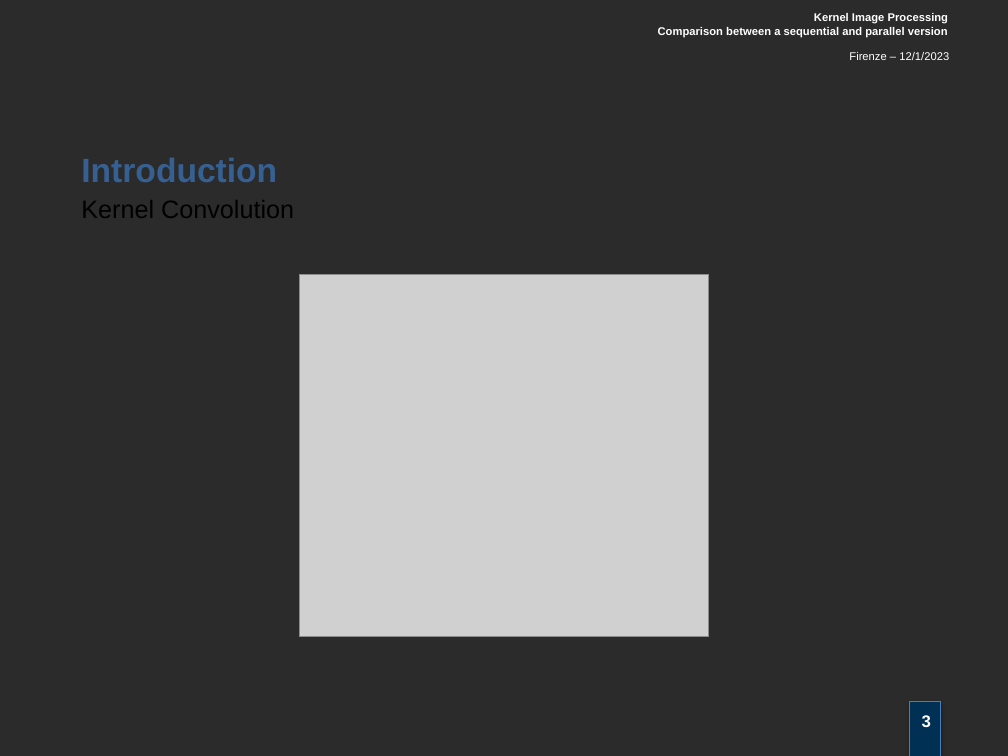
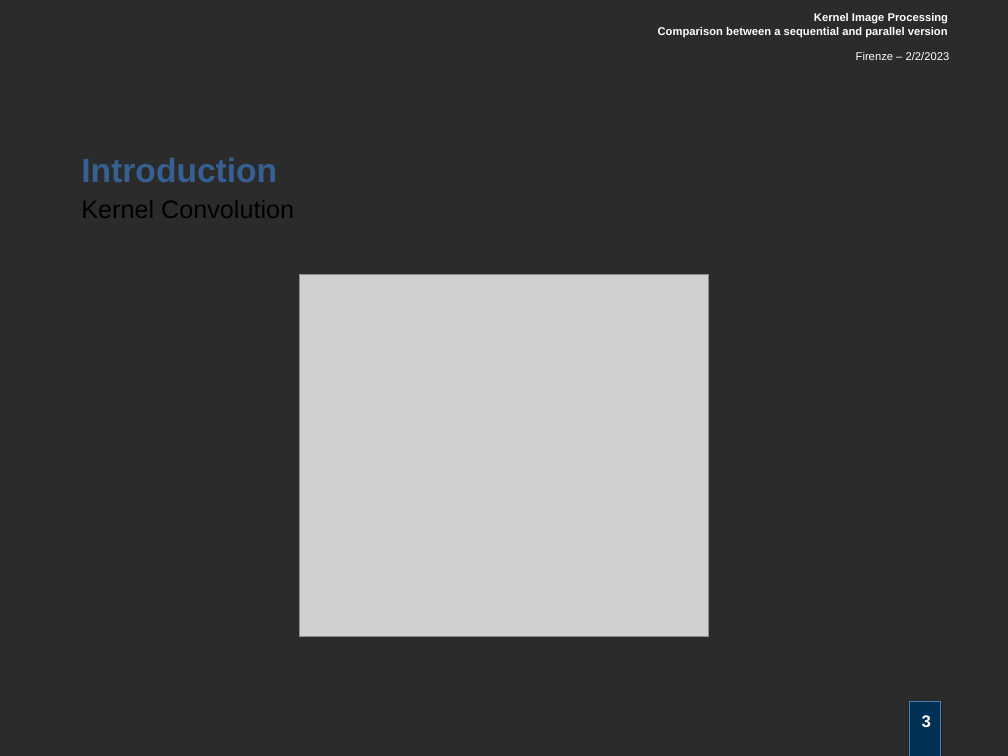
Before and after one commit to BeatricePaoli/kernel-image-processing, a slide deck: slide 3 of presentation/KernelImageProcessing.pptx. Drawn at 1008x756 pixels with LibreOffice and Linux fonts; fonts in the diff are those of the drawing; grey boxes stand for pictures; background and template pictures are left out; a plain dark background stands for a picture behind light text. Boxes give left, top, right and bottom in pixels: in the first picture for what was removed or moved away, otherwise in the second. Text is boxed around its words. In the diff, an @@ line names an element or a change of style, - is before the commit and + after.

```diff
--- a/presentation/KernelImageProcessing.pptx
+++ b/presentation/KernelImageProcessing.pptx
@@ text at bbox=[856, 52, 950, 60]: text changed @@
-Firenze – 12/1/2023
+Firenze – 2/2/2023
```
Also in this commit, not shown: 16 other slides changed.
